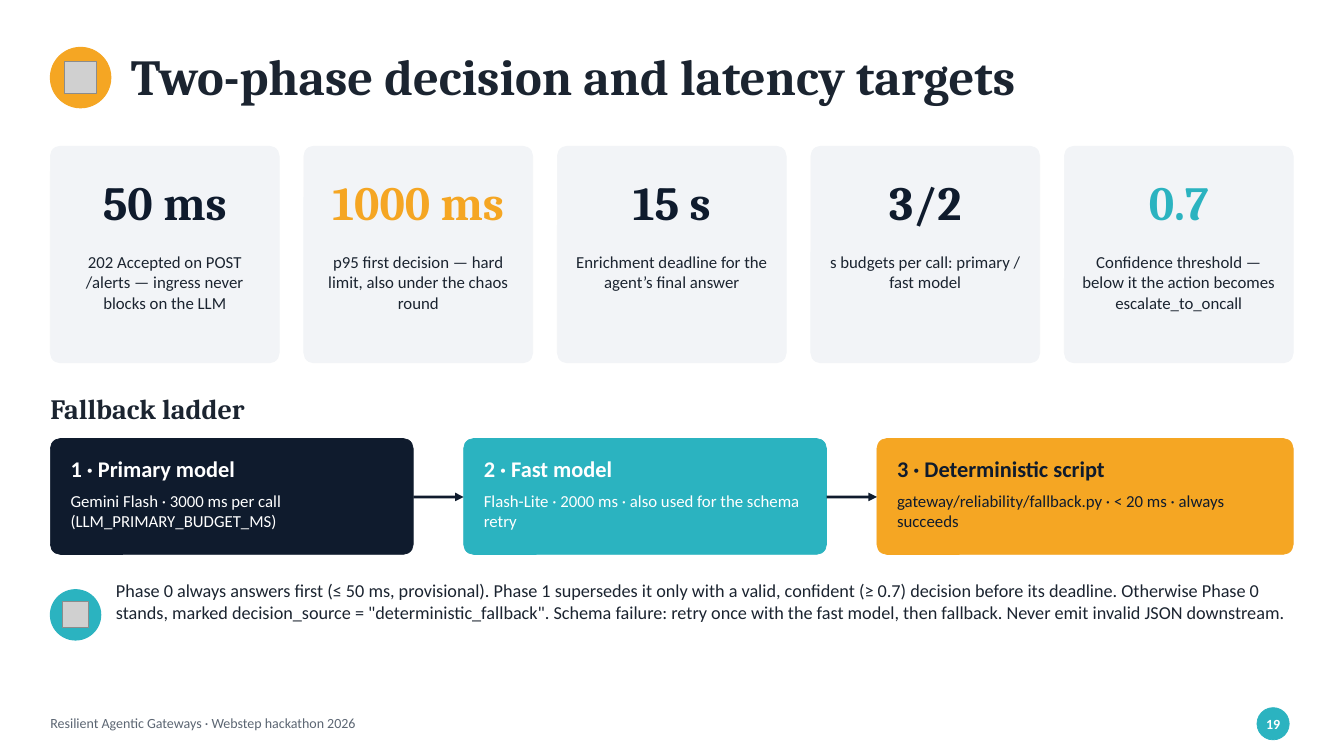
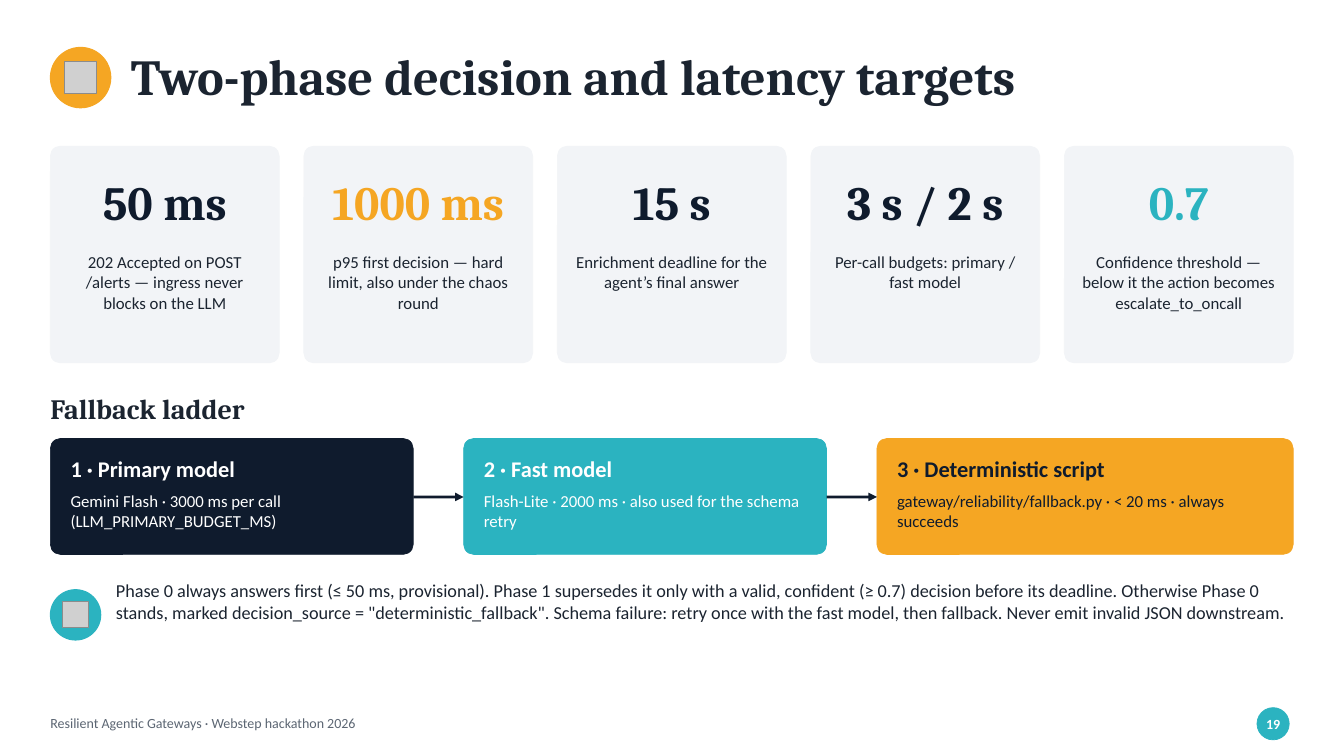
Before and after one commit to Villu/hackathon, a slide deck: slide 19 of slides/hackathon-slides.pptx. Drawn at 1344x756 pixels with LibreOffice and Linux fonts; fonts in the diff are those of the drawing; grey boxes stand for pictures. Boxes give left, top, right and bottom in pixels: in the first picture for what was removed or moved away, otherwise in the second. Text is boxed around its words. In the diff, an @@ line names an element or a change of style, - is before the commit and + after.

```diff
--- a/slides/hackathon-slides.pptx
+++ b/slides/hackathon-slides.pptx
@@ text at [847,187,1003,221]: text changed @@
-3/2
+3 s / 2 s
@@ text at [835,256,1005,288]: text changed @@
-s budgets per call: primary / fast model
+Per-call budgets: primary / fast model
```
Also in this commit, not shown: 3 other slides changed, 3 other files.
